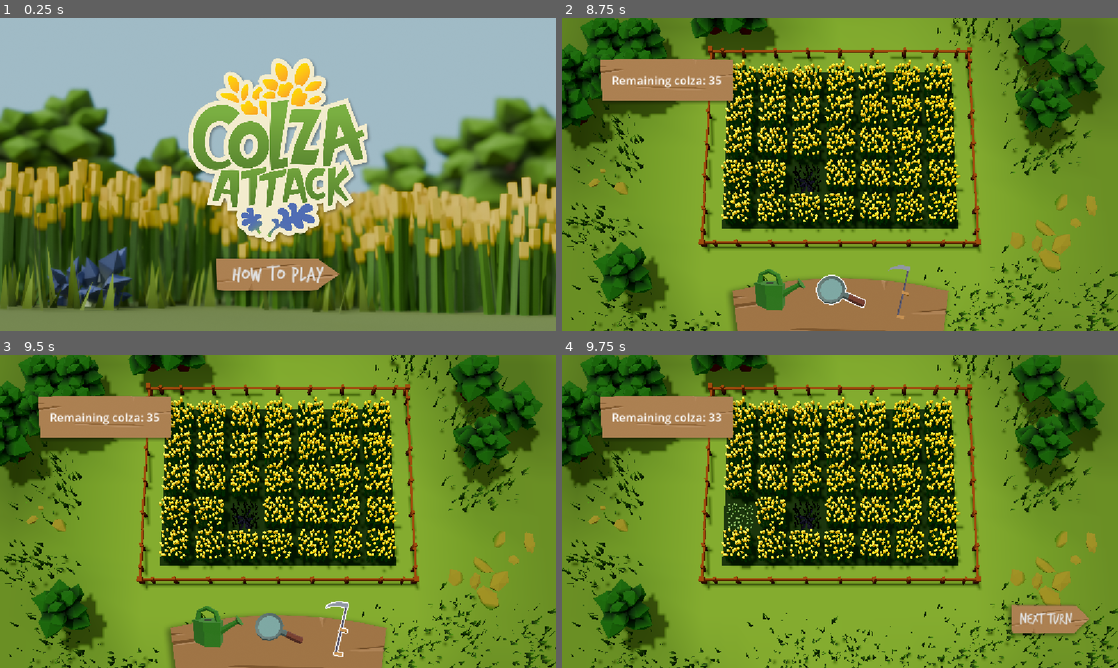
Above: before the commit, frames 1-4 (two rows, left to right).
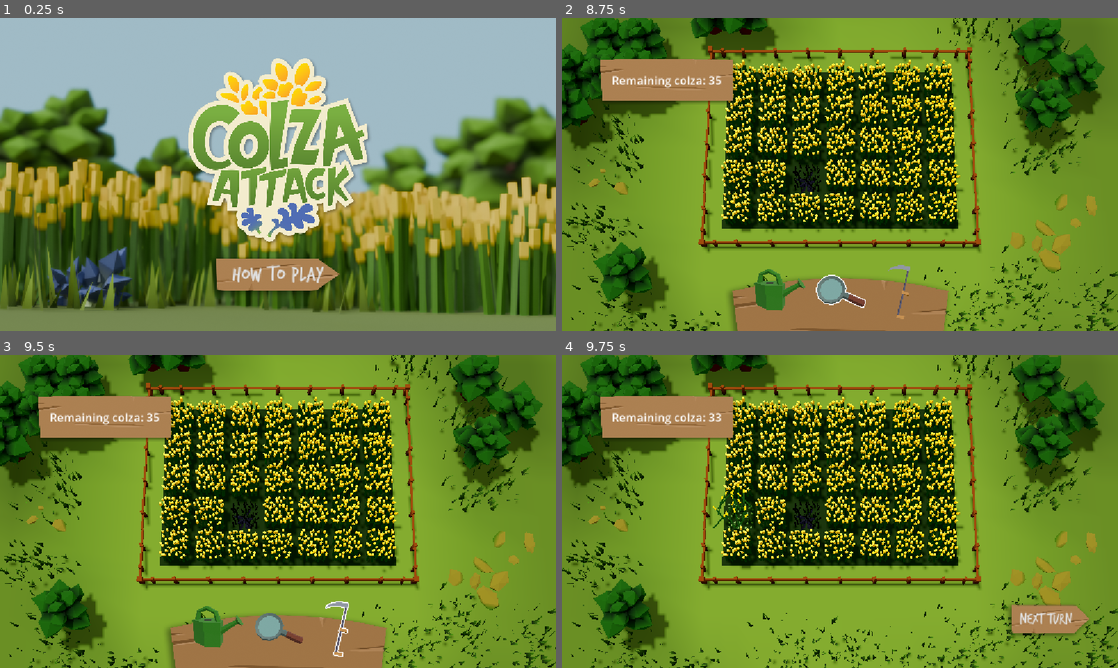
Above: after the commit, the same moments.

Repository: Squix/scientific_game_jam_26
Game: Godot game, scene res://scenes/title_screen.tscn
Two runs of this game, one before a commit and one after it. Both use one fixed random seed, a clock stepped at 60 frames per second and the inputs below.
Inputs (mouse positions are in pixels of both pictures, inside the frame that each line leads up to):
- Up to frame 1 (0.25 s): no input
- Up to frame 2 (8.75 s): tap Enter at 0.5 s; move the mouse to (962, 158) at 0.52 s; press the mouse at (962, 158) at 0.53 s; release the mouse at (962, 158) at 1.25 s; click "How to play" at 1.25 s; click "PLAY" at 2 s; click (778, 293) at 2.75 s; click (840, 293) at 3.5 s; click (901, 293) at 4.25 s; click (778, 293) at 5 s; click (840, 293) at 5.75 s; click (901, 293) at 6.5 s; click (778, 293) at 7.25 s; click (840, 293) at 8 s
- Up to frame 3 (9.5 s): click (339, 630) at 8.75 s
- Up to frame 4 (9.75 s): tap Space at 9.5 s; move the mouse to (728, 527) at 9.52 s; click (728, 527) at 9.6 s

Frames 1-3 are identical in both runs. In frame 4, 0.3% of the frame differs, in the area x 27-36%, y 41-59%.

Commit message:
particle on cut

Diff:
--- a/scenes/cell.tscn
+++ b/scenes/cell.tscn
@@ -7,6 +7,7 @@
 [ext_resource type="ArrayMesh" uid="uid://cqor3wmfno20x" path="res://Assets/mesh/groundMeshBase.tres" id="5_ecwuj"]
 [ext_resource type="PackedScene" uid="uid://dknd6imno0cd7" path="res://Assets/Parasite.glb" id="5_k6tqi"]
 [ext_resource type="PackedScene" uid="uid://6gi8k4icrogj" path="res://Assets/Parasite_dead.glb" id="6_4kve2"]
+[ext_resource type="PackedScene" uid="uid://b67ag8hpesb3g" path="res://scenes/vfx/Colza_cut_fx.tscn" id="8_k4tsc"]
 
 [node name="Cell" type="Node3D" unique_id=665989920]
 script = ExtResource("1_upbjj")
@@ -31,6 +32,9 @@
 [node name="ParasiteDead" parent="offset/scale" unique_id=1336312325 instance=ExtResource("6_4kve2")]
 visible = false
 
+[node name="ColzaCutFx" parent="offset/scale" unique_id=496716595 instance=ExtResource("8_k4tsc")]
+transform = Transform3D(0.7, 0, 0, 0, 0.7, 0, 0, 0, 0.7, 0, 1, 0)
+
 [node name="ground" type="MeshInstance3D" parent="offset" unique_id=420224530]
 transform = Transform3D(1, 0, 0, 0, 1, 0, 0, 0, 1, 0, 0.01, 0)
 mesh = ExtResource("5_ecwuj")
--- a/scenes/vfx/Colza_cut_fx.tscn
+++ b/scenes/vfx/Colza_cut_fx.tscn
@@ -1,10 +1,11 @@
 [gd_scene format=3 uid="uid://b67ag8hpesb3g"]
 
-[ext_resource type="ArrayMesh" uid="uid://3nfpi7tx05sa" path="res://Assets/mesh/Colza_Particle.tres" id="1_e6tml"]
+[ext_resource type="ArrayMesh" uid="uid://dp250voo67kwx" path="res://Assets/mesh/Colza_Particle.tres" id="1_e6tml"]
 
 [sub_resource type="StandardMaterial3D" id="StandardMaterial3D_e6tml"]
 vertex_color_use_as_albedo = true
 billboard_mode = 3
+billboard_keep_scale = true
 particles_anim_h_frames = 1
 particles_anim_v_frames = 1
 particles_anim_loop = false
@@ -28,5 +29,7 @@
 initial_velocity_max = 4.0
 angular_velocity_min = -360.0
 angular_velocity_max = 360.0
+scale_amount_min = 0.5
+scale_amount_max = 0.5
 anim_speed_min = 50.0
 anim_speed_max = 50.0
--- a/script/cell.gd
+++ b/script/cell.gd
@@ -16,6 +16,8 @@
 @onready var ground : MeshInstance3D = $offset/ground
 
 @export var SHOW_DEBUG_PARASITE = false
+
+var colzaCutFx = preload("res://scenes/vfx/Colza_cut_fx.tscn")
 
 var groundMeshBase = preload("res://Assets/mesh/groundMeshBase.tres")
 var groundMeshWet = preload("res://Assets/mesh/groundMeshWet.tres")
@@ -99,6 +101,8 @@
 
 func CutColza():
 	set_state(CellState.cut)
+	$offset/scale/ColzaCutFx.get_node("CPUParticles3D").restart()
+	add_child(colzaCutFx.instantiate())
 	colza_alive.hide()
 	colza_cut.show()
 	pass
Not shown: 1 places in Assets/mesh/Colza_Particle.tres that only renumber resources
